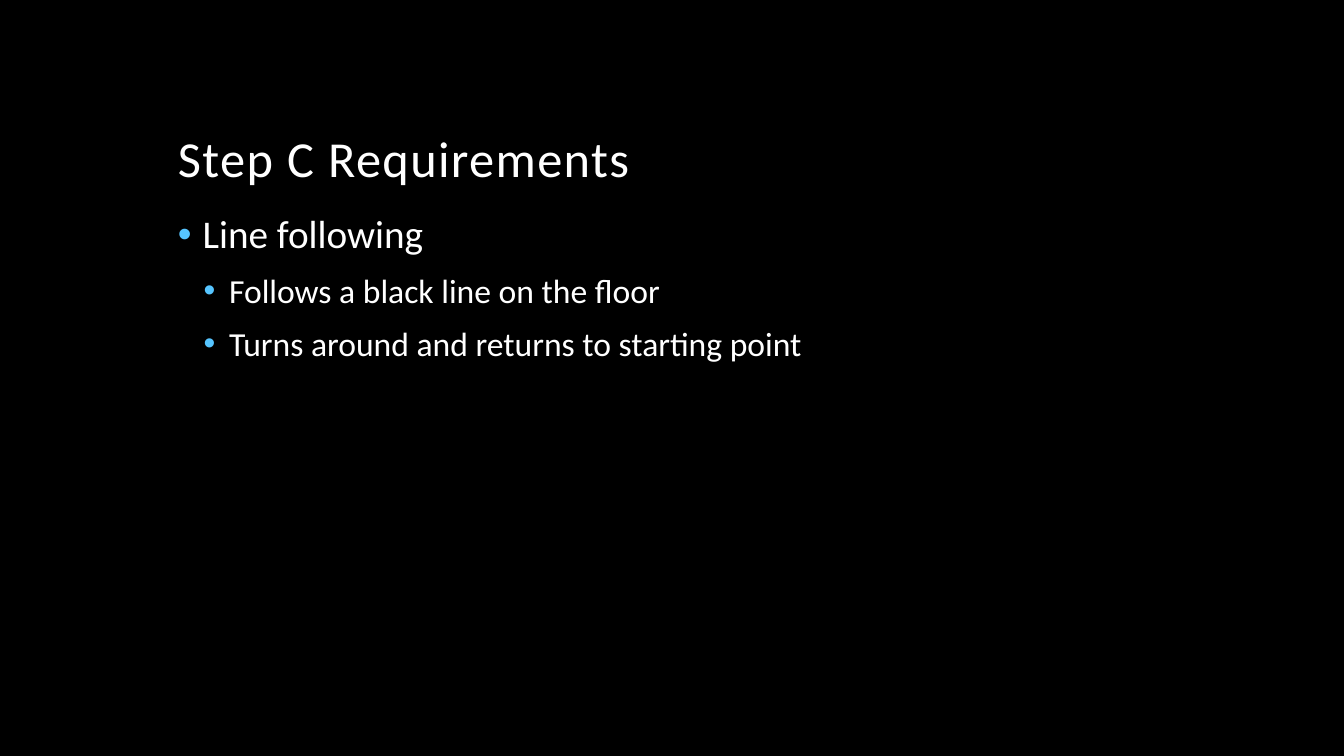
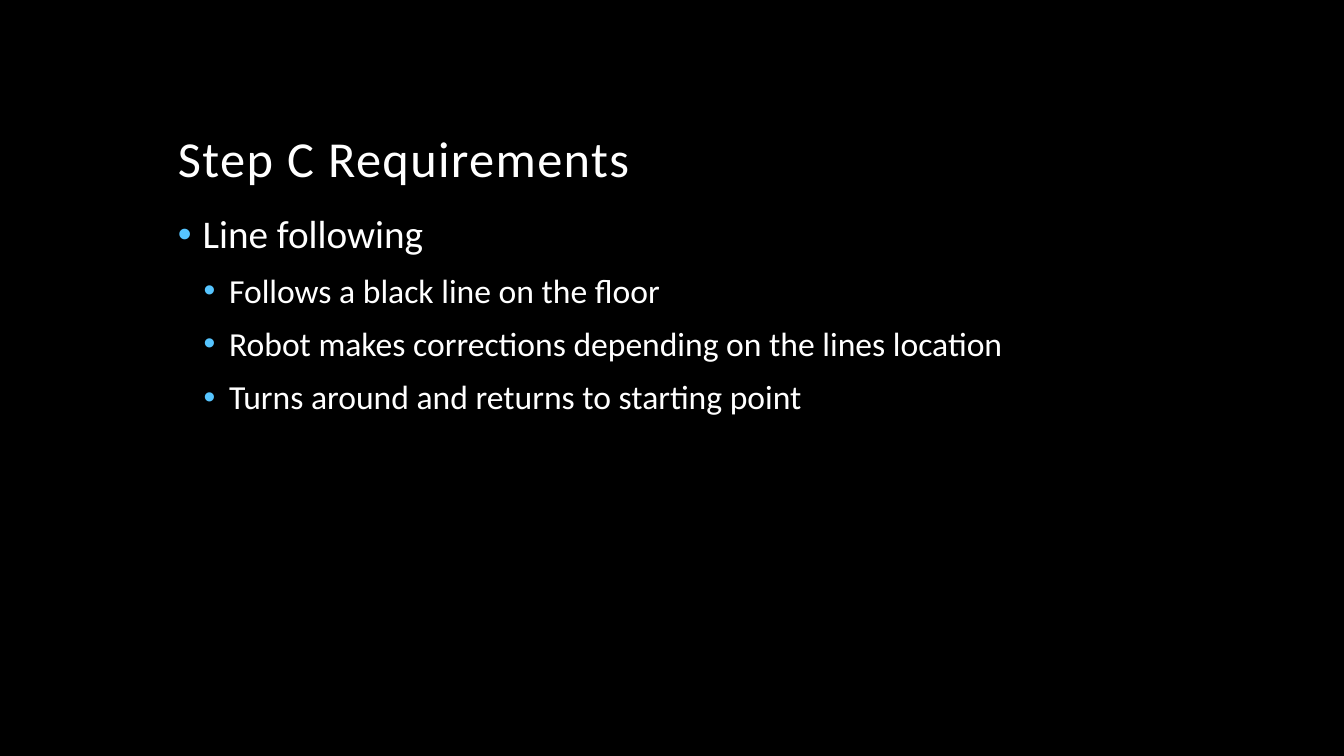
Before and after one commit to colonelCasey94/ECE372Final, a slide deck: slide 4 of Preluminary Design Report.pptx. Drawn at 1344x756 pixels with LibreOffice and Linux fonts; fonts in the diff are those of the drawing; background and template pictures are left out. Boxes give left, top, right and bottom in pixels: in the first picture for what was removed or moved away, otherwise in the second. Text is boxed around its words. In the diff, an @@ line names an element or a change of style, - is before the commit and + after.

```diff
--- a/Preluminary Design Report.pptx
+++ b/Preluminary Design Report.pptx
@@ text at box(229, 332, 1002, 362): paragraph added @@
+  • Robot makes corrections depending on the lines location
```
Also in this commit, not shown: 5 other slides changed.
